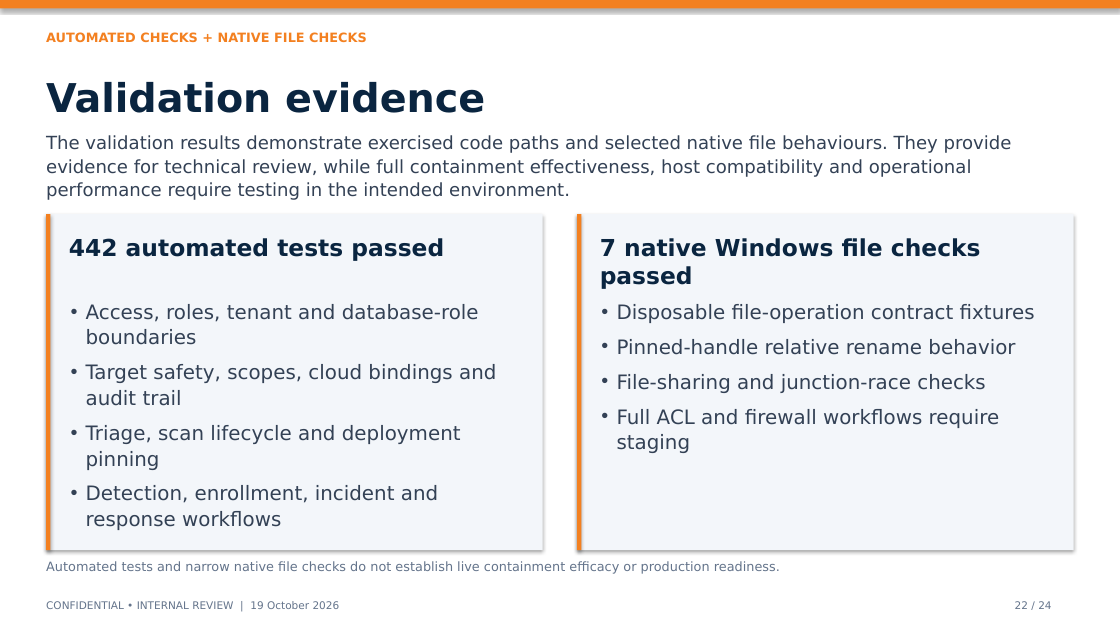
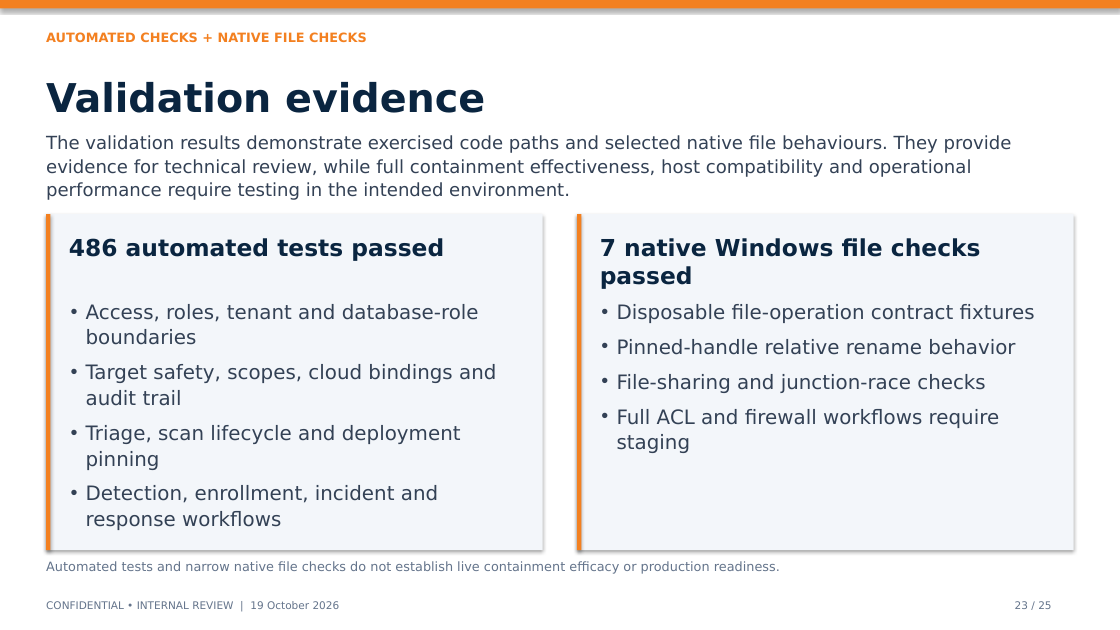
Before and after one commit to harshitrathi14/vulnsuite, a slide deck: slide 23 of VulnSuite_Executive_Deck_FINAL.pptx (slide 22 before the commit). Drawn at 1120x630 pixels with LibreOffice and Linux fonts; fonts in the diff are those of the drawing. Boxes give left, top, right and bottom in pixels: in the first picture for what was removed or moved away, otherwise in the second. Text is boxed around its words. In the diff, an @@ line names an element or a change of style, - is before the commit and + after.

```diff
--- a/VulnSuite_Executive_Deck_FINAL.pptx
+++ b/VulnSuite_Executive_Deck_FINAL.pptx
@@ text at box(69, 238, 444, 261): text changed @@
-442 automated tests passed
+486 automated tests passed
@@ text at box(1015, 601, 1051, 609): text changed @@
-22 / 24
+23 / 25
```
Also in this commit, not shown: 23 other slides changed, 1 slide added, 8 other files.
